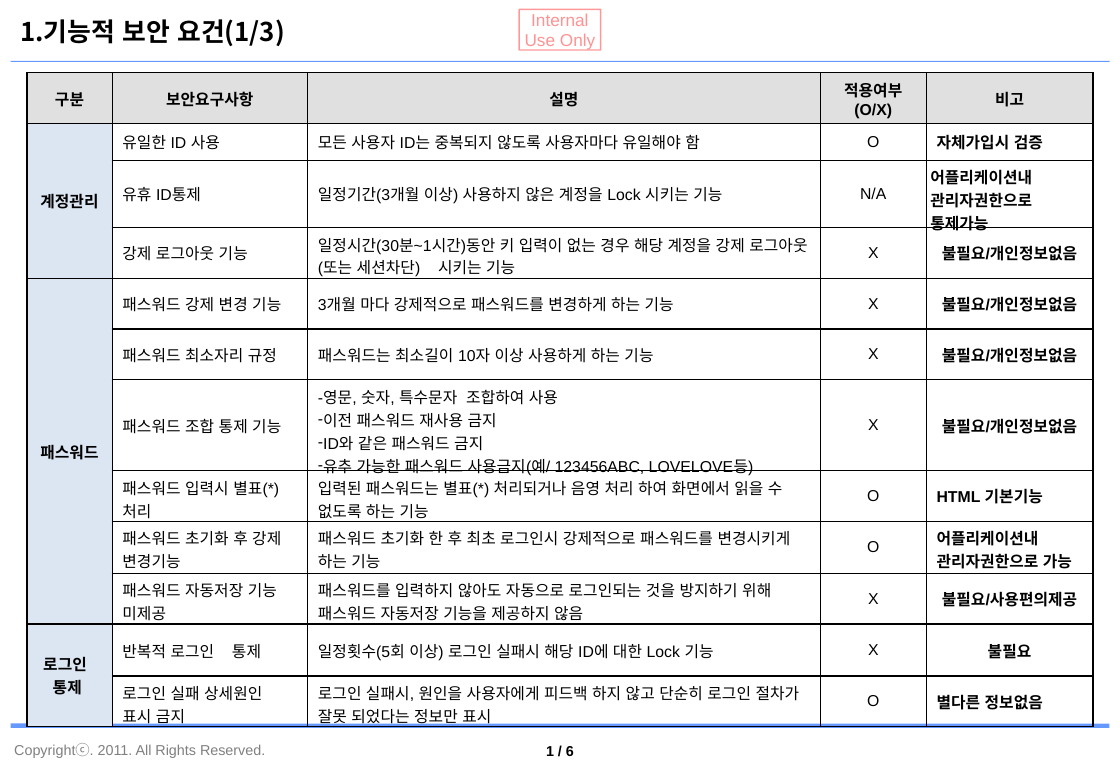
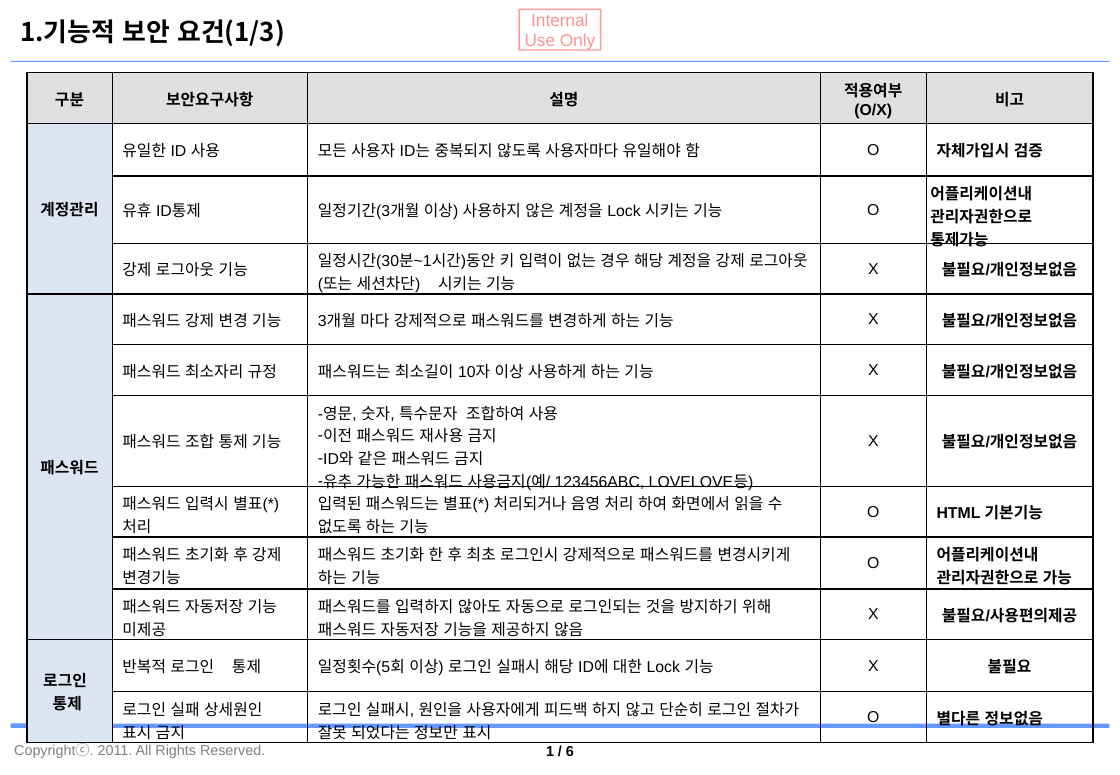
Before and after one commit to jaeyong1/stockmgmt, a slide deck: slide 2 of documents/자재관리시스템_보안점검 결과서.pptx. Drawn at 1120x775 pixels with LibreOffice and Linux fonts; fonts in the diff are those of the drawing; background and template pictures are left out. Boxes give left, top, right and bottom in pixels: in the first picture for what was removed or moved away, otherwise in the second. Text is boxed around its words. In the diff, an @@ line names an element or a change of style, - is before the commit and + after.

```diff
--- a/documents/자재관리시스템_보안점검 결과서.pptx
+++ b/documents/자재관리시스템_보안점검 결과서.pptx
@@ table at (x1=27, y1=72, x2=1092, y2=747) @@
-row 3, column 4: N/A
+row 3, column 4: O
```
Also in this commit, not shown: 1 other slide changed, 5 other files.
